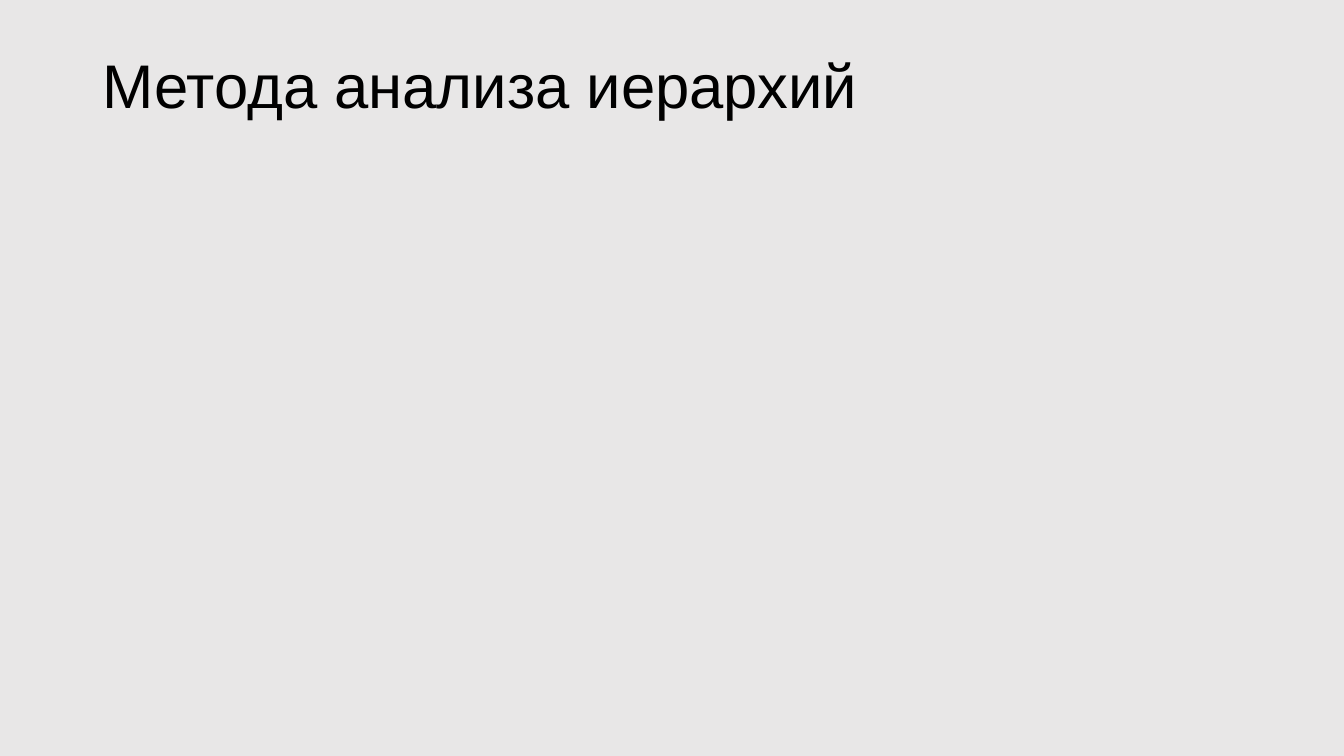
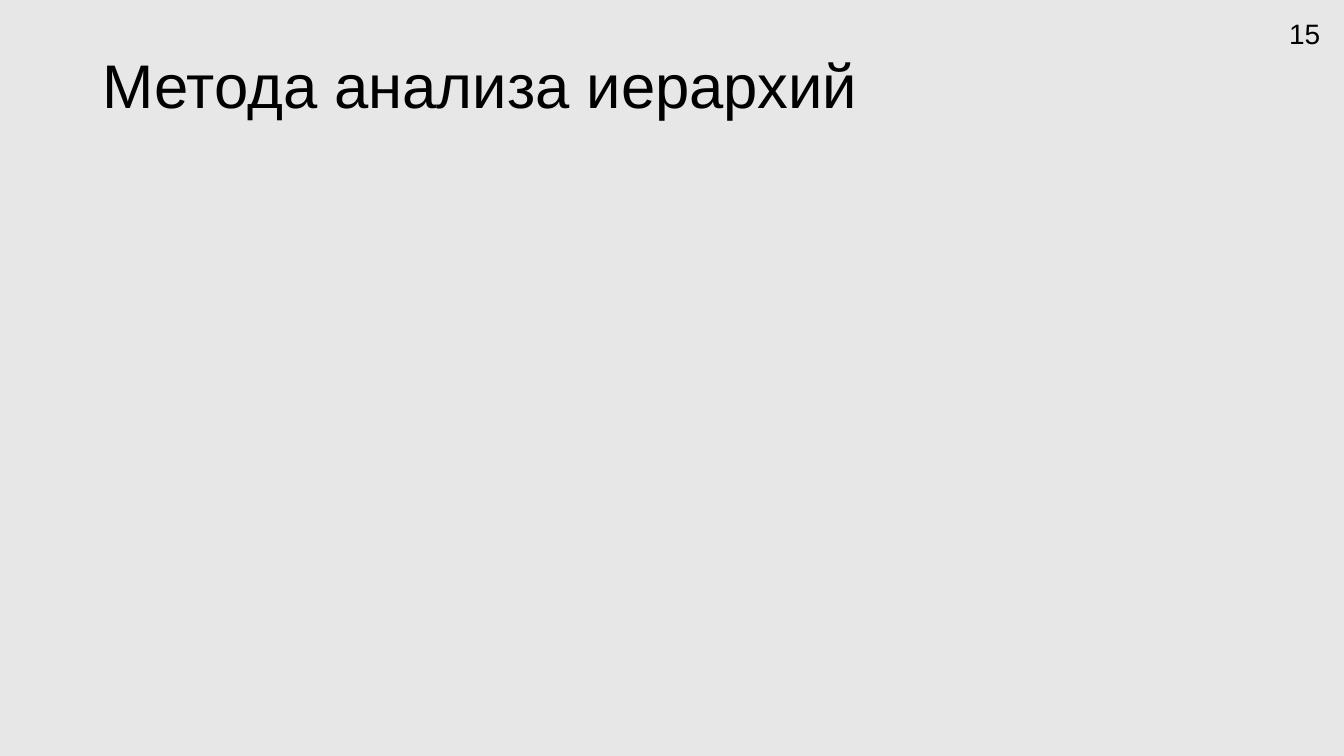
Before and after one commit to HORNetpy/testgitrepo, a slide deck: slide 15 of Docs/Мои документы/Презентация Microsoft PowerPoint.pptx (slide 12 before the commit). Drawn at 1344x756 pixels with LibreOffice and Linux fonts; fonts in the diff are those of the drawing. Boxes give left, top, right and bottom in pixels: in the first picture for what was removed or moved away, otherwise in the second. Text is boxed around its words. In the diff, an @@ line names an element or a change of style, - is before the commit and + after.

```diff
--- a/Docs/Мои документы/Презентация Microsoft PowerPoint.pptx
+++ b/Docs/Мои документы/Презентация Microsoft PowerPoint.pptx
@@ page number added at bbox=[1289, 24, 1320, 45], 20 pt, text #000000 @@
+15
```
Also in this commit, not shown: 15 other slides changed, 3 slides added, 3 slides removed, 1 other file.
